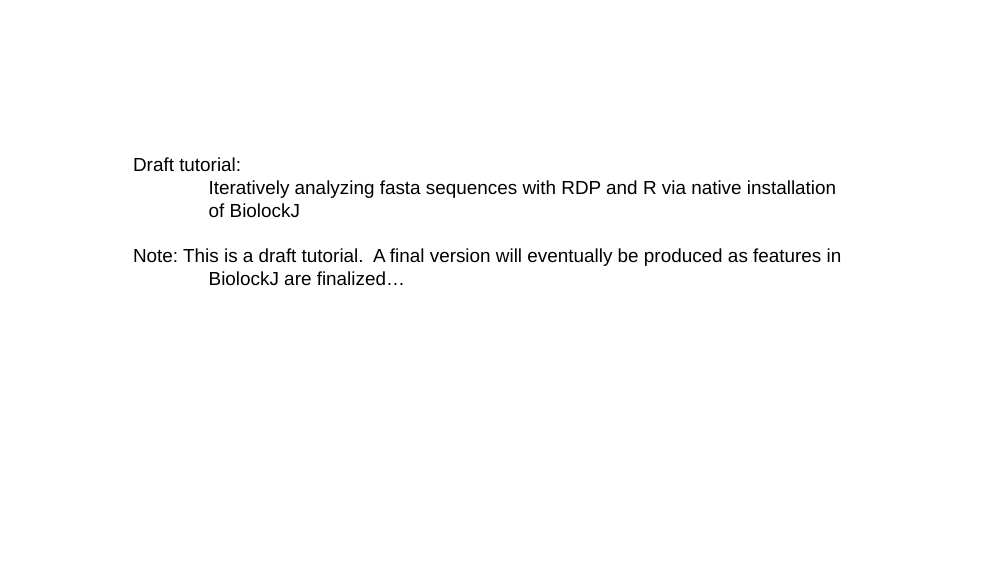
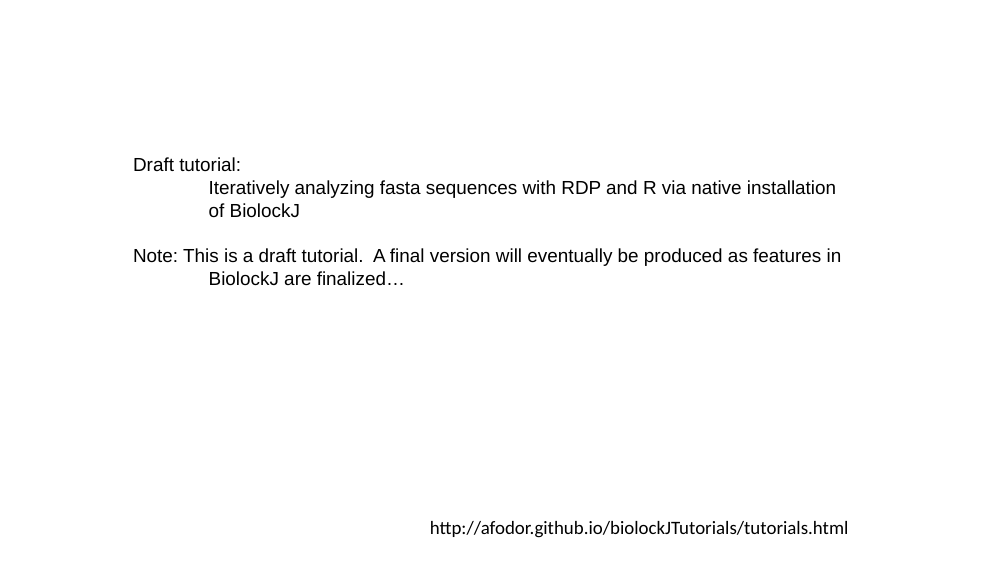
Before and after one commit to afodor/afodor.github.io, a slide deck: slide 1 of biolockJTutorials/draftTutorial_RDP_Native.pptx. Drawn at 1008x567 pixels with LibreOffice and Linux fonts; fonts in the diff are those of the drawing. Boxes give left, top, right and bottom in pixels: in the first picture for what was removed or moved away, otherwise in the second. Text is boxed around its words. In the diff, an @@ line names an element or a change of style, - is before the commit and + after.

Commit message:
tutorial in progress

```diff
--- a/biolockJTutorials/draftTutorial_RDP_Native.pptx
+++ b/biolockJTutorials/draftTutorial_RDP_Native.pptx
@@ text added at (430,521,849,538), 18 pt, text #000000 @@
+http://afodor.github.io/biolockJTutorials/tutorials.html
```
Also in this commit, not shown: 1 other slide changed, 2 slides added, 1 other file.
